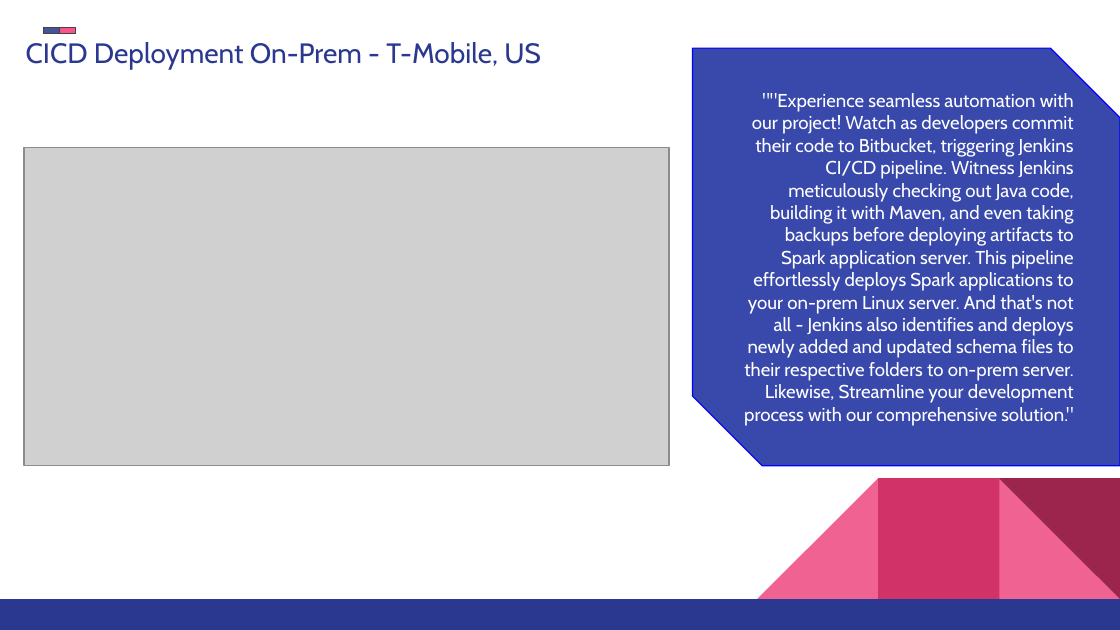
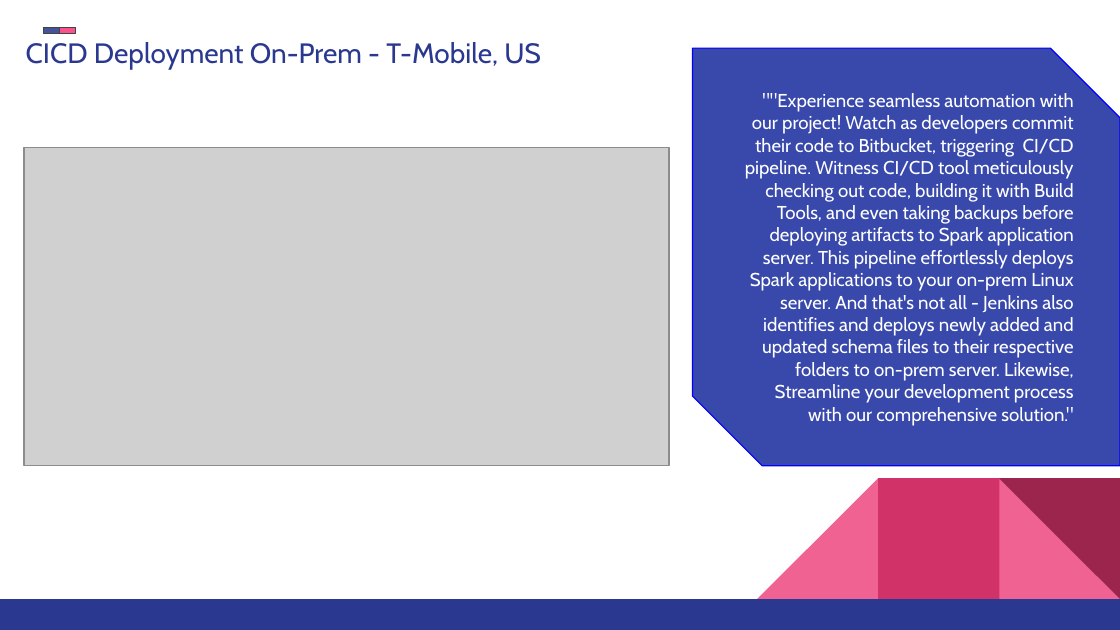
Before and after one commit to prakashuiuxdesigner/Devsecops, a slide deck: slide 5 of NEW Deployment.odp. Drawn at 1120x630 pixels with LibreOffice and Linux fonts; fonts in the diff are those of the drawing; grey boxes stand for pictures. Boxes give left, top, right and bottom in pixels: in the first picture for what was removed or moved away, otherwise in the second. Text is boxed around its words. In the diff, an @@ line names an element or a change of style, - is before the commit and + after.

```diff
--- a/NEW Deployment.odp
+++ b/NEW Deployment.odp
@@ text in freeform shape at <box>745,93,1074,426</box>: text changed @@
-""Experience seamless automation with our project! Watch as developers commit their code to Bitbucket, triggering Jenkins CI/CD pipeline. Witness Jenkins meticulously checking out Java code, building it with Maven, and even taking backups before deploying artifacts to Spark application server. This pipeline effortlessly deploys Spark applications to your on-prem Linux server. And that's not all - Jenkins also identifies and deploys newly added and updated schema files to their respective folders to on-prem server. Likewise, Streamline your development process with our comprehensive solution."
+""Experience seamless automation with our project! Watch as developers commit their code to Bitbucket, triggering CI/CD pipeline. Witness CI/CD tool meticulously checking out code, building it with Build Tools, and even taking backups before deploying artifacts to Spark application server. This pipeline effortlessly deploys Spark applications to your on-prem Linux server. And that's not all - Jenkins also identifies and deploys newly added and updated schema files to their respective folders to on-prem server. Likewise, Streamline your development process with our comprehensive solution."
```
Also in this commit, not shown: 1 other slide changed.
